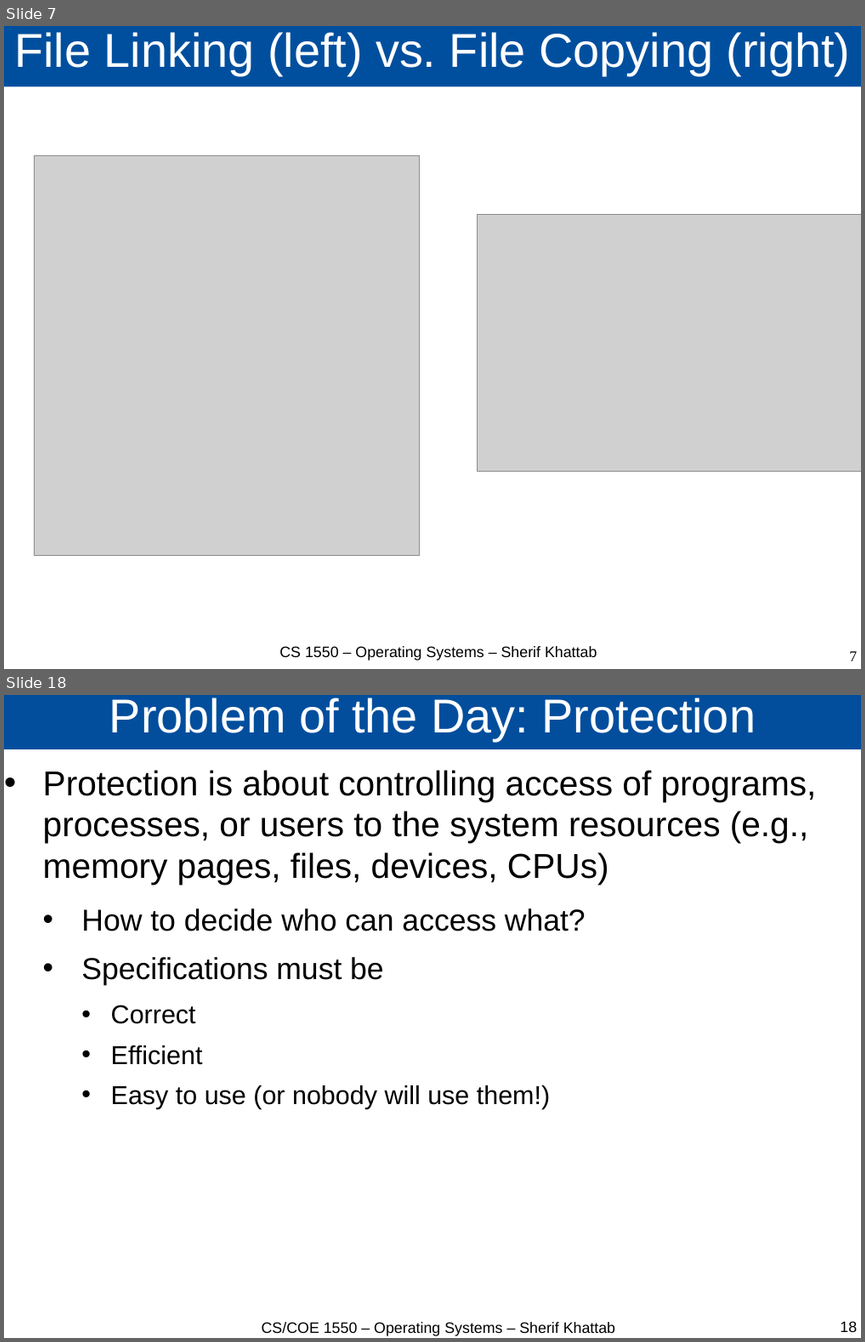
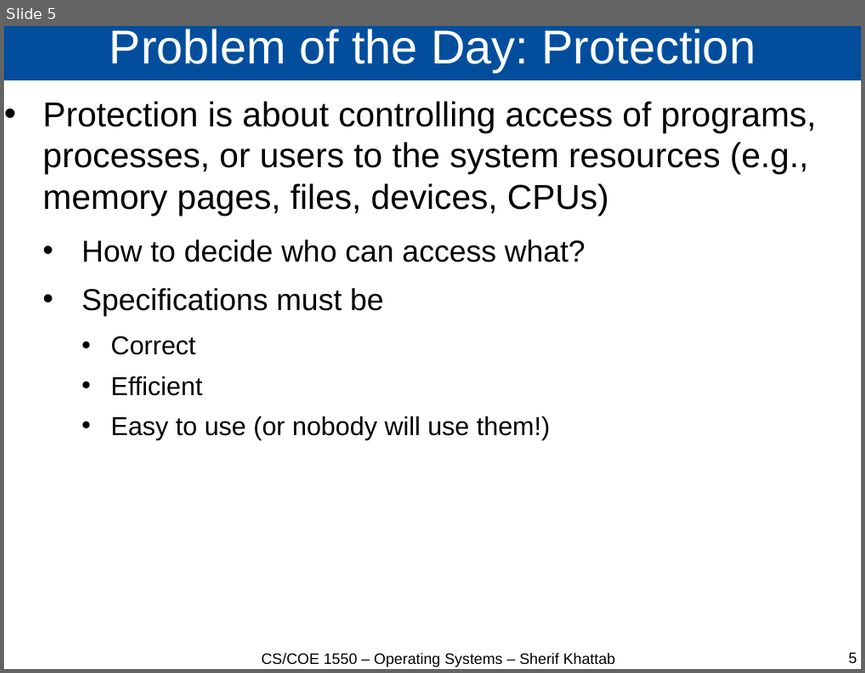
Before and after one commit to cs1550-2244/cs1550-code-handouts, a slide deck: DraftSlides/Lecture25.pptx. Shown one above the other, each under a label of ours: slides 7 and 18 before the commit, slide 5 after it; the slides between them are not shown. The pictures are 865x1342 and 865x673 pixels, drawn with LibreOffice and Linux fonts; fonts in the diff are those of the drawing; grey boxes stand for pictures. Boxes give left, top, right and bottom in pixels: in the first picture for what was removed or moved away, otherwise in the second. Text is boxed around its words. In the diff, an @@ line names an element or a change of style, - is before the commit and + after.

```diff
--- a/DraftSlides/Lecture25.pptx
+++ b/DraftSlides/Lecture25.pptx
@@ slide 7 removed at (4,26,861,669), background #FFFFFF @@
@@ title removed at (4,26,861,87) @@
-File Linking (left) vs. File Copying (right)
@@ picture removed at (34,156,419,556) @@
@@ picture removed at (477,214,861,471) @@
@@ text removed at (279,646,596,660) @@
-CS 1550 – Operating Systems – Sherif Khattab
@@ page number removed at (849,651,857,661) @@
-7
@@ what was slide 18 is now slide 5 @@
@@ page number at (848,652,857,663): text changed @@
-18
+5
```
Also in this commit, not shown: 12 other slides removed, 2 other files.
